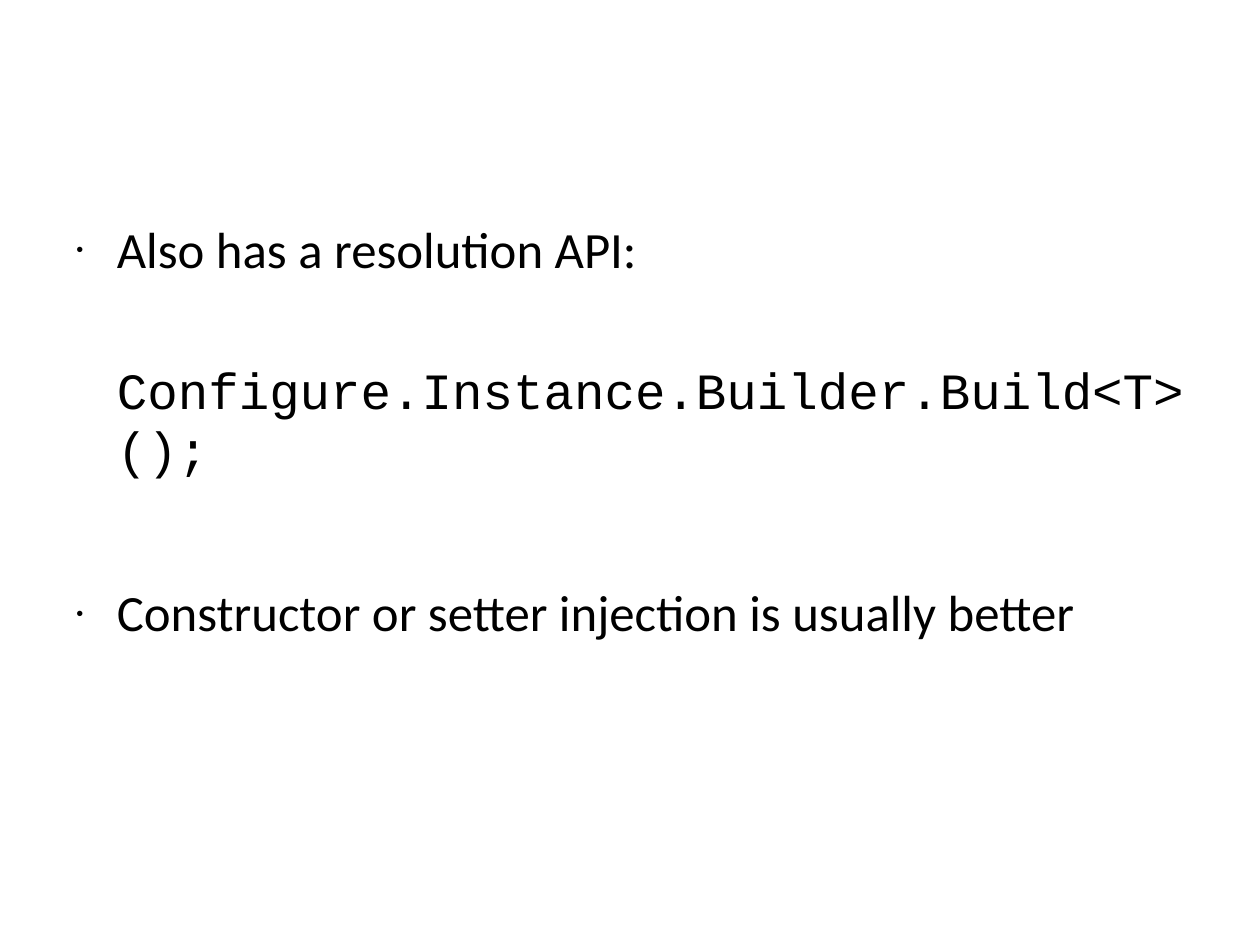
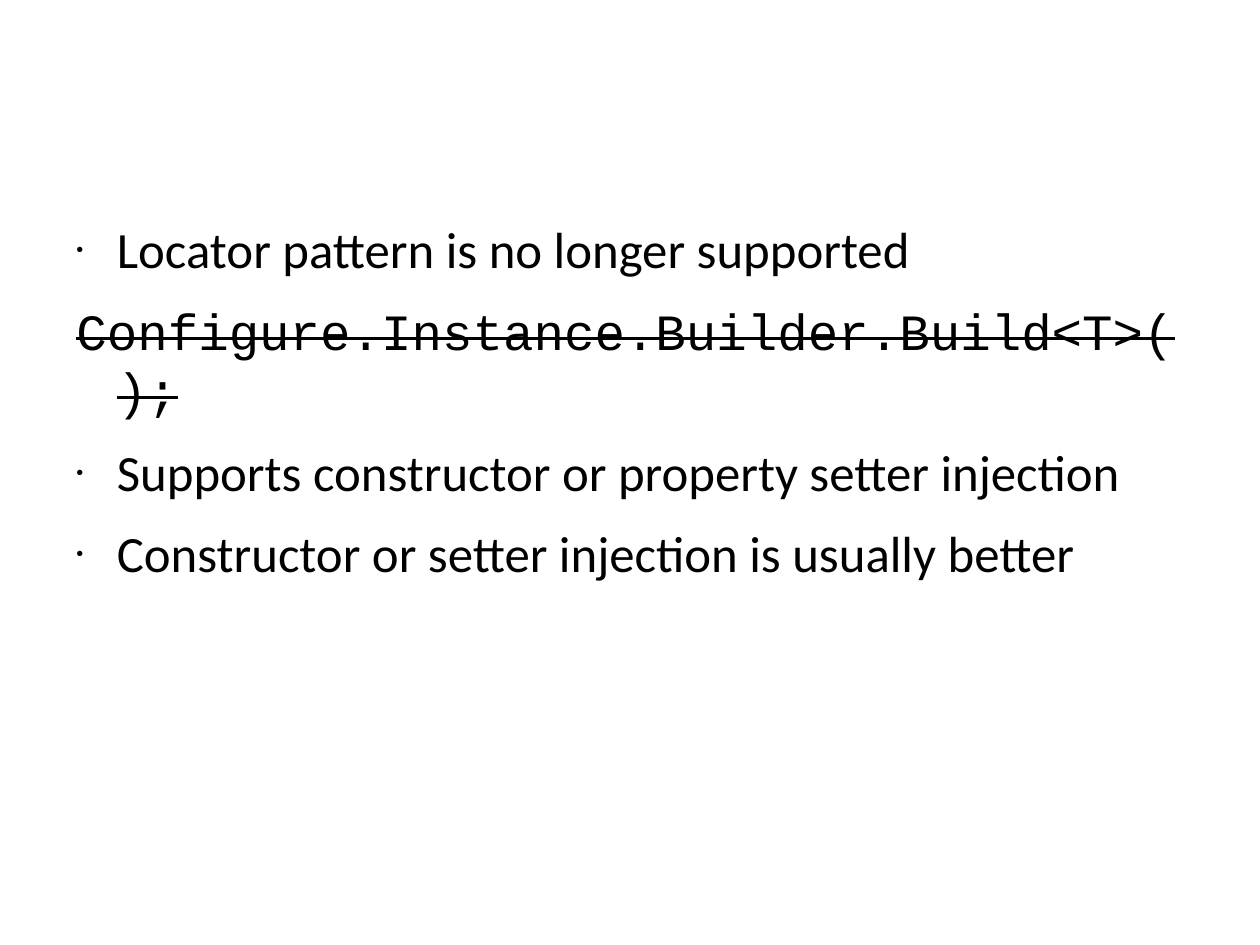
Before and after one commit to Particular/Course.Slides, a slide deck: slide 42 of EnterpriseDevelopmentWithNServiceBus.pptx. Drawn at 1260x945 pixels with LibreOffice and Linux fonts; fonts in the diff are those of the drawing; background and template pictures are left out. Boxes give left, top, right and bottom in pixels: in the first picture for what was removed or moved away, otherwise in the second. Text is boxed around its words. In the diff, an @@ line names an element or a change of style, - is before the commit and + after.

```diff
--- a/EnterpriseDevelopmentWithNServiceBus.pptx
+++ b/EnterpriseDevelopmentWithNServiceBus.pptx
@@ text at bbox=[117, 232, 910, 277]: text changed @@
-• Also has a resolution API:
+• Locator pattern is no longer supported
@@ text at bbox=[76, 313, 1173, 361]: strikethrough on in "Configure.Instance.Builder.Build<T>();" @@
@@ text at bbox=[117, 456, 1120, 500]: paragraph added @@
+• Supports constructor or property setter injection
```
Also in this commit, not shown: 8 other slides changed, 1 other file.
